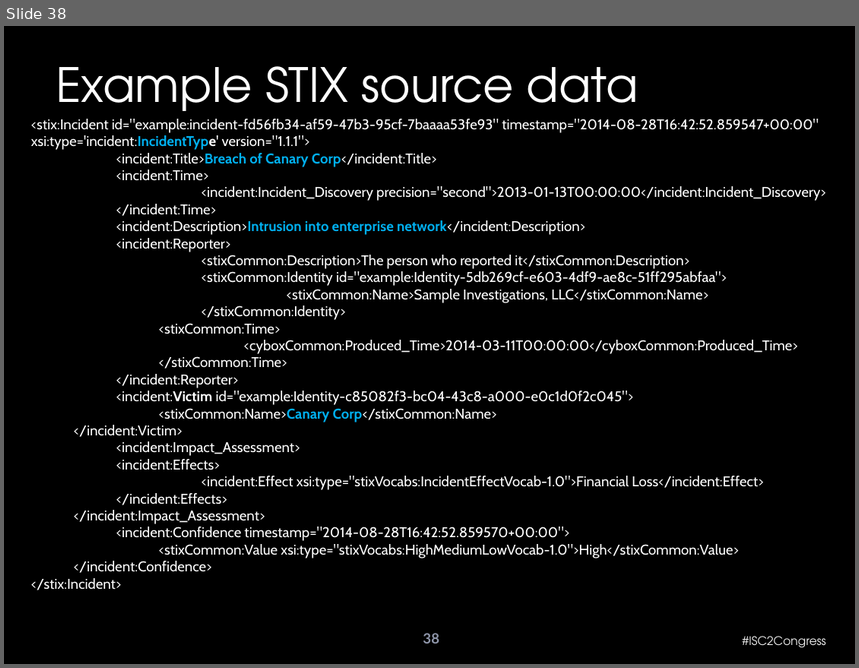
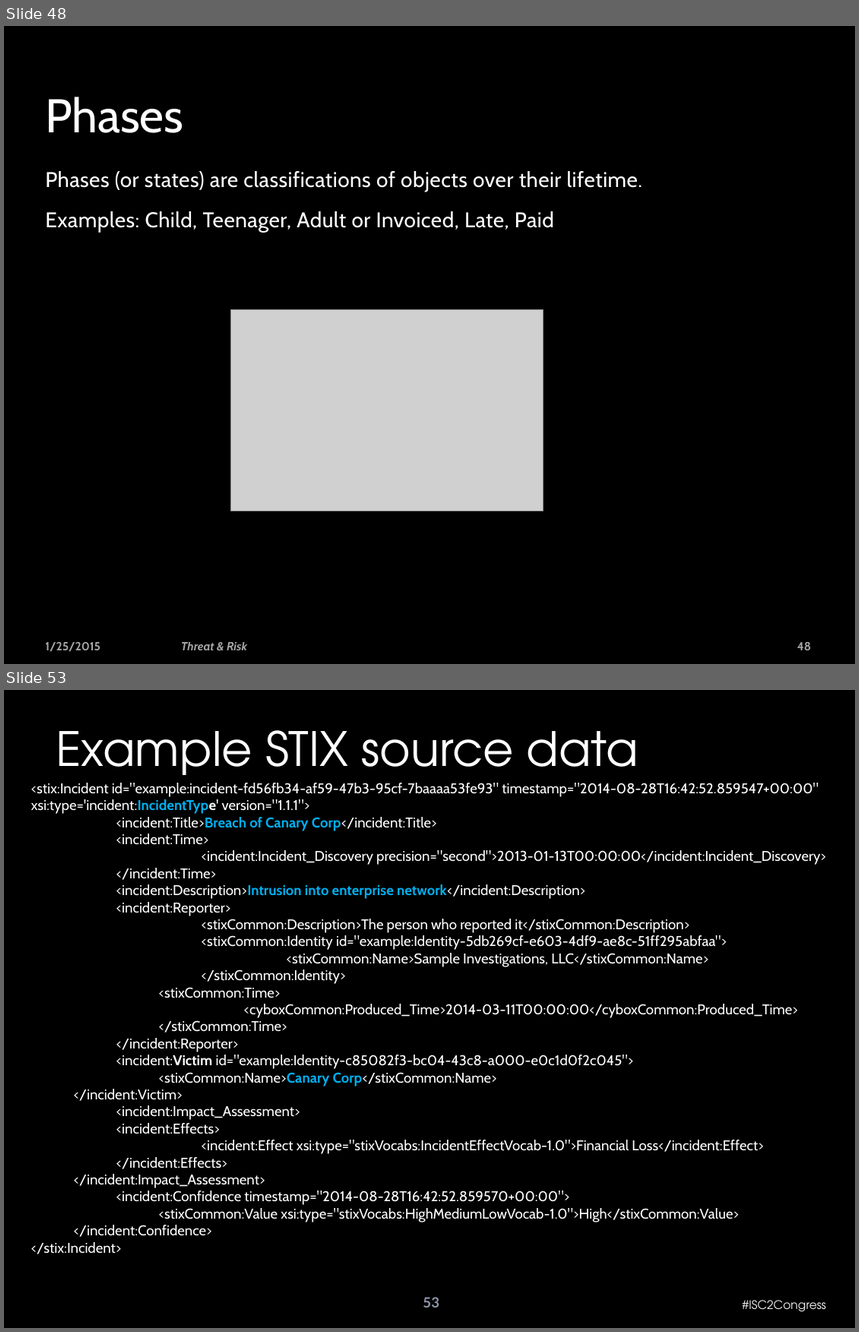
Before and after one commit to omg-threat-modeling/phase1, a slide deck: Team/Threat-risk - face-face.pptx. Shown one above the other, each under a label of ours: slide 38 before the commit, slides 48 and 53 after it; the slides between them are not shown. The pictures are 859x668 and 859x1332 pixels, drawn with LibreOffice and Linux fonts; fonts in the diff are those of the drawing; grey boxes stand for pictures; background and template pictures are left out. Boxes give left, top, right and bottom in pixels: in the first picture for what was removed or moved away, otherwise in the second. Text is boxed around its words. In the diff, an @@ line names an element or a change of style, - is before the commit and + after.

```diff
--- a/Team/Threat-risk - face-face.pptx
+++ b/Team/Threat-risk - face-face.pptx
@@ slide 48 added at box(4, 26, 855, 664), background picture (left out) @@
@@ rectangle added at box(4, 26, 855, 664), fill #000000 at 50% opacity @@
@@ title added at box(45, 97, 183, 133), 40 pt, text #FFFFFF @@
+Phases
@@ text added at box(45, 171, 642, 232), 18 pt, text #FFFFFF @@
+Phases (or states) are classifications of objects over their lifetime.
+Examples: Child, Teenager, Adult or Invoiced, Late, Paid
@@ picture added at box(231, 309, 544, 511) @@
@@ text added at box(45, 642, 101, 652), 10 pt, text #FFFFFF at 65% opacity, bold @@
+1/25/2015
@@ text added at box(181, 642, 247, 651), 10 pt, text #FFFFFF at 65% opacity, bold, italic @@
+Threat & Risk
@@ page number added at box(797, 642, 811, 651), 10 pt, text #FFFFFF at 65% opacity, bold @@
+48
@@ what was slide 38 is now slide 53 @@
@@ page number at box(423, 1297, 439, 1308): text changed @@
-38
+53
```
Also in this commit, not shown: 37 slides changed, 15 other slides added, 1 slide removed, 5 other files.
